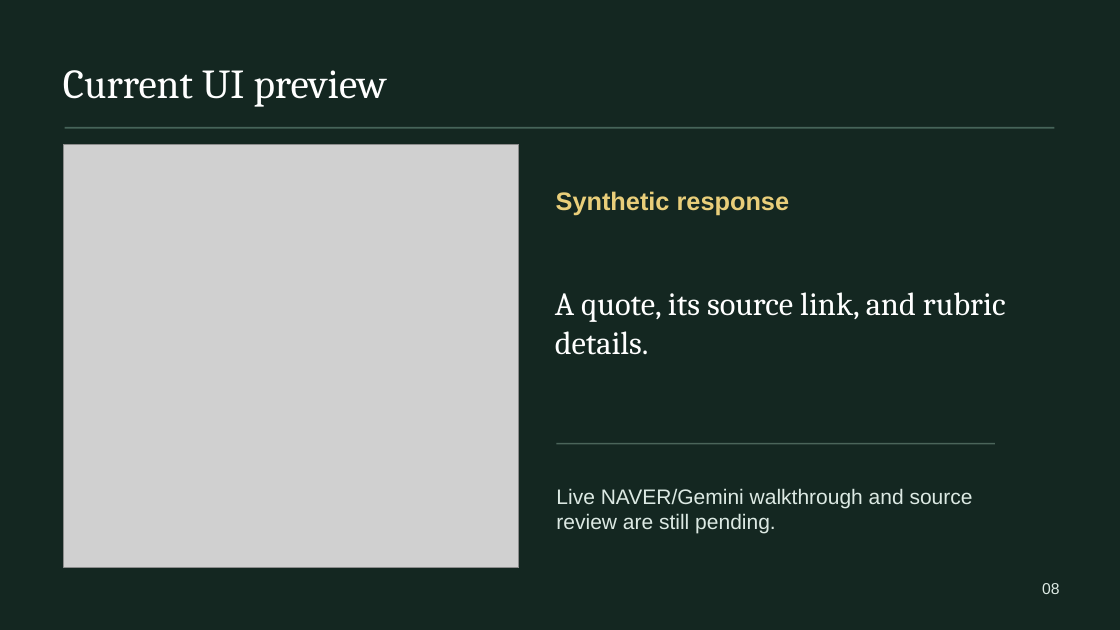
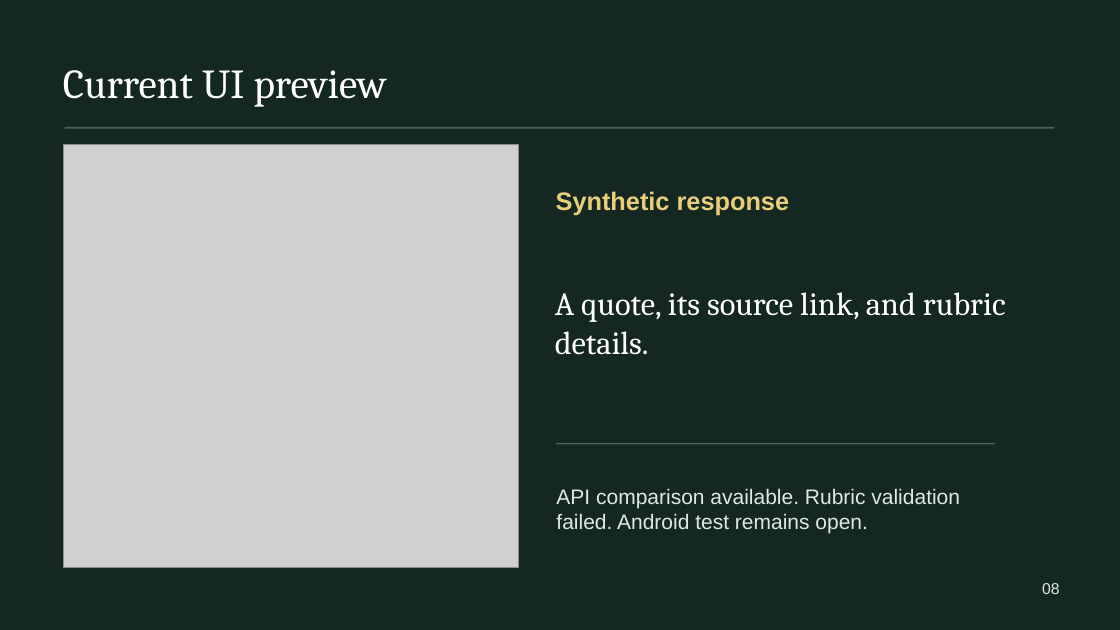
Before and after one commit to snuhcs-course/swpp-2026-project-team-05, a slide deck: slide 8 of docs/midterm-presentation-draft.pptx. Drawn at 1120x630 pixels with LibreOffice and Linux fonts; fonts in the diff are those of the drawing; grey boxes stand for pictures. Boxes give left, top, right and bottom in pixels: in the first picture for what was removed or moved away, otherwise in the second. Text is boxed around its words. In the diff, an @@ line names an element or a change of style, - is before the commit and + after.

Commit message:
Preserve verified rubric results on partial article failure

```diff
--- a/docs/midterm-presentation-draft.pptx
+++ b/docs/midterm-presentation-draft.pptx
@@ text at bbox=[556, 488, 960, 533]: text changed @@
-Live NAVER/Gemini walkthrough and source review are still pending.
+API comparison available. Rubric validation failed. Android test remains open.
```
Also in this commit, not shown: 4 other slides changed, 15 other files.
